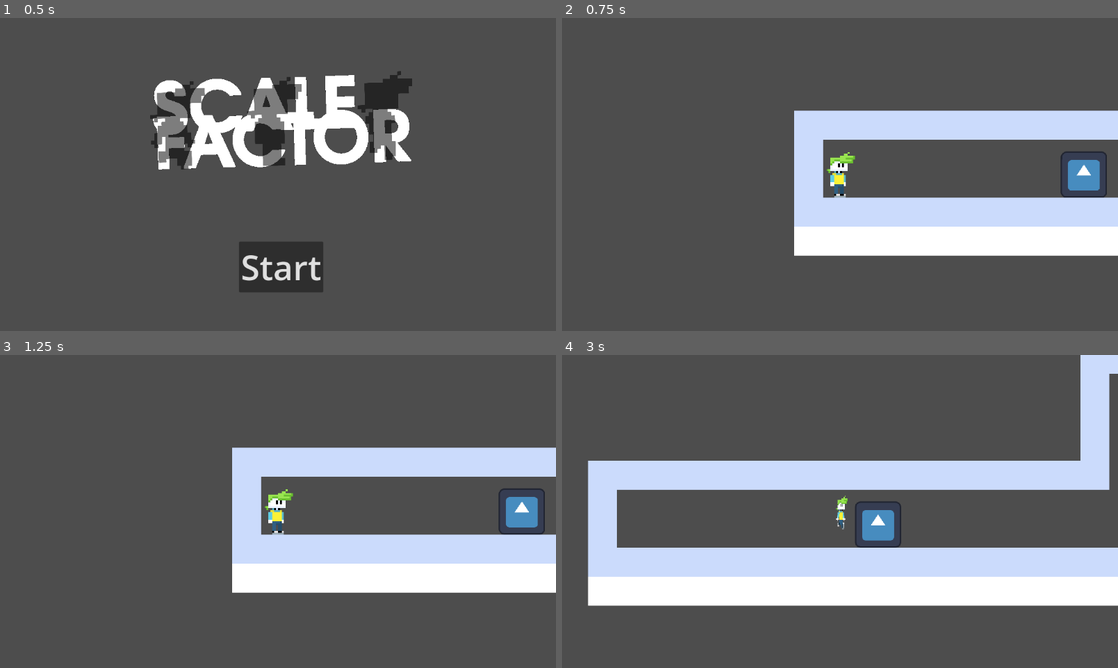
Above: before the commit, frames 1-4 (two rows, left to right).
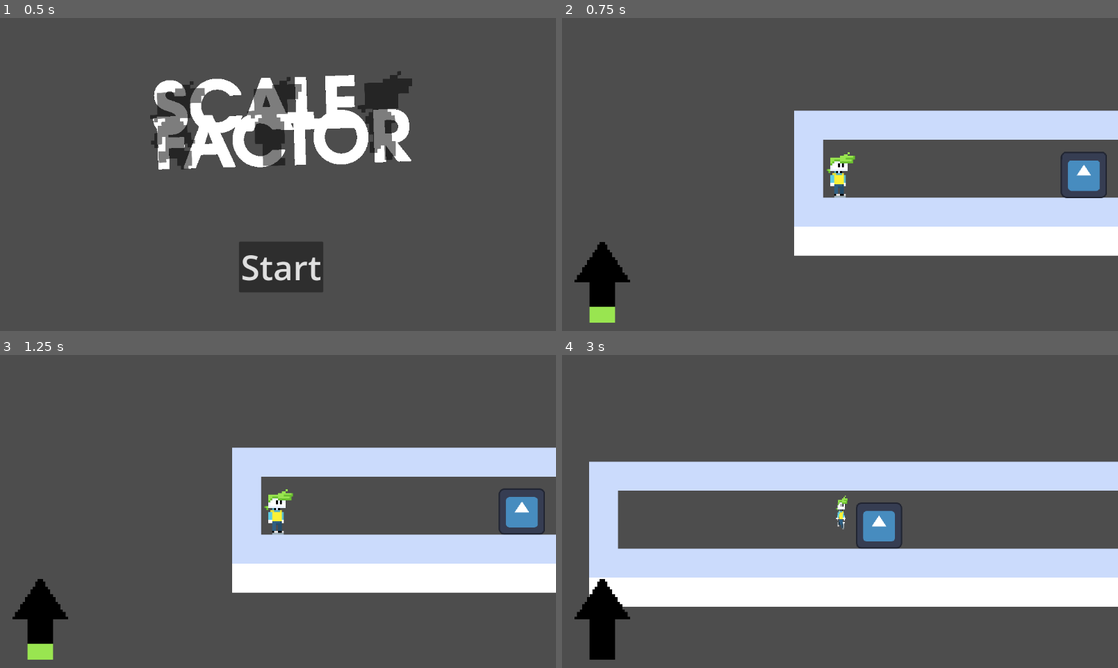
Above: after the commit, the same moments.

Repository: Mello46514/SCALEFACTOR-GMTK2024
Game: Godot game, scene res://uncommon/Title Screen.tscn
Two runs of this game, one before a commit and one after it. Both use one fixed random seed, a clock stepped at 60 frames per second and the inputs below. The engine's default icon, where the game draws it, is replaced by a stand-in: a white triangle on a blue panel in a dark square. Sound files missing from this copy of the repository are replaced by a short silence.
Inputs:
- Up to frame 1 (0.5 s): no input
- Up to frame 2 (0.75 s): click "Start" at 0.5 s
- Up to frame 3 (1.25 s): no input
- Up to frame 4 (3 s): tap Enter (Enter) at 1.25, 2.1 s; hold D (right) 1.28-2.03 s; tap K (atk) at 1.35, 2.3 s; tap Space (Jump) at 1.52, 2.27 s; hold S (down) 2.03-2.78 s; hold D (right) from 2.78 s (still down); hold Shift (QuickGrow) from 2.78 s (still down)

Frame 1 is identical in both runs. In frame 2, 1.4% of the frame differs, in the area x 2-98%, y 43-98%; in frame 3, 1.3%; in frame 4, 5.4%, in the area x 2-100%, y 0-98%.

Commit message:
if forgor *skull*

Diff:
--- /dev/null
+++ b/Rooms/rooma3.tscn
@@ -0,0 +1,17 @@
+[gd_scene load_steps=3 format=3 uid="uid://cosvoyiisxgbh"]
+
+[ext_resource type="PackedScene" uid="uid://6mvlvkl4bi35" path="res://uncommon/Test.tscn" id="1_1lxxk"]
+[ext_resource type="PackedScene" uid="uid://dc2xh1uoujrs0" path="res://common/box.tscn" id="2_tq8yj"]
+
+[node name="Node2D" type="Node2D"]
+
+[node name="TileMap" parent="." instance=ExtResource("1_1lxxk")]
+layer_0/tile_data = PackedInt32Array(-65536, 65536, 0, -65535, 65536, 0, -65534, 65536, 0, -65533, 65536, 0, -65532, 65536, 0, -262144, 65536, 0, -262143, 0, 0, -196606, 65536, 0, -196605, 65536, 0, -196604, 65536, 0, -196603, 65536, 0, -65531, 65536, 0, -65530, 65536, 0, -65529, 65536, 0, -65528, 65536, 0, -196602, 65536, 0, -196601, 65536, 0, -65527, 65536, 0, -65526, 0, 0, -131062, 0, 0, -196598, 0, 0, -262134, 0, 0, -327670, 0, 0, -393206, 65536, 0, -393207, 65536, 0, -393208, 65536, 0, -393209, 65536, 0, -327674, 65536, 0, -327675, 65536, 0, -327676, 65536, 0, -327679, 0, 0, -393215, 0, 0, -196607, 65536, 0, -458751, 0, 0, -524287, 0, 0, -393210, 65536, 0, -589820, 65536, 0, -589819, 65536, 0, -589818, 65536, 0, -589817, 65536, 0, -589821, 65536, 0, -589822, 65536, 0, -589823, 65536, 0, -589816, 65536, 0, -589815, 65536, 0, -589814, 65536, 0, 0, 0, 0, 1, 0, 0, 2, 0, 0, 3, 0, 0, 4, 0, 0, 5, 0, 0, 6, 0, 0, 8, 0, 0, 9, 0, 0, 10, 0, 0, 7, 0, 0)
+
+[node name="items" type="Node2D" parent="."]
+
+[node name="Node2D" type="Node2D" parent="."]
+position = Vector2(880, -400)
+
+[node name="Box" parent="." instance=ExtResource("2_tq8yj")]
+position = Vector2(402, -471)
--- a/common/Player.tscn
+++ b/common/Player.tscn
@@ -7,9 +7,12 @@
 [ext_resource type="AudioStream" uid="uid://d25sk056wnwxa" path="res://sounds/grow.wav" id="5_xkkfl"]
 [ext_resource type="AudioStream" uid="uid://blijdx14b0ywu" path="res://sounds/stemp.wav" id="6_jvv7f"]
 [ext_resource type="AudioStream" uid="uid://dxan3wm156p66" path="res://sounds/smack.wav" id="7_03tw3"]
-
-[sub_resource type="RectangleShape2D" id="RectangleShape2D_unwvc"]
-size = Vector2(31.685, 126)
+[ext_resource type="Texture2D" uid="uid://c6v47mgimomkw" path="res://sprites/progress back.png" id="8_hc816"]
+[ext_resource type="Texture2D" uid="uid://bqse022tikhv" path="res://sprites/progress bar.png" id="9_1eoor"]
+
+[sub_resource type="CapsuleShape2D" id="CapsuleShape2D_jkfuo"]
+radius = 18.0
+height = 132.0
 
 [sub_resource type="Animation" id="Animation_vjp74"]
 length = 0.001
@@ -121,11 +124,12 @@
 "walk": SubResource("Animation_k16qm")
 }
 
-[sub_resource type="RectangleShape2D" id="RectangleShape2D_kyc7f"]
-size = Vector2(30, 130)
-
-[sub_resource type="RectangleShape2D" id="RectangleShape2D_priqh"]
-size = Vector2(30.485, 75)
+[sub_resource type="SeparationRayShape2D" id="SeparationRayShape2D_v2aos"]
+length = 67.0
+
+[sub_resource type="CapsuleShape2D" id="CapsuleShape2D_myuyn"]
+radius = 15.0
+height = 132.0
 
 [sub_resource type="RectangleShape2D" id="RectangleShape2D_etb5q"]
 size = Vector2(31.46, 384)
@@ -143,8 +147,8 @@
 script = ExtResource("1_dmyud")
 
 [node name="CollisionShape2D" type="CollisionShape2D" parent="."]
-position = Vector2(5.96046e-08, -63)
-shape = SubResource("RectangleShape2D_unwvc")
+position = Vector2(0, -66)
+shape = SubResource("CapsuleShape2D_jkfuo")
 
 [node name="Camera2D" type="Camera2D" parent="."]
 position = Vector2(5.96046e-08, -64)
@@ -163,20 +167,21 @@
 collision_layer = 2
 collision_mask = 2
 
-[node name="CollisionShape2D2" type="CollisionShape2D" parent="ableggrow"]
-position = Vector2(0, -65)
-shape = SubResource("RectangleShape2D_kyc7f")
-debug_color = Color(0.905603, 0.000131108, 0.746078, 0.42)
+[node name="CollisionShape2D" type="CollisionShape2D" parent="ableggrow"]
+position = Vector2(0, -67)
+rotation = -3.14159
+shape = SubResource("SeparationRayShape2D_v2aos")
+debug_color = Color(0.867211, 0.000548113, 0.857363, 0.42)
 
 [node name="floor" type="Area2D" parent="."]
 position = Vector2(5.96046e-08, -64)
 collision_layer = 2
 collision_mask = 2
 
-[node name="CollisionShape2D" type="CollisionShape2D" parent="floor"]
-position = Vector2(0, 27.5)
-shape = SubResource("RectangleShape2D_priqh")
-debug_color = Color(0.740169, 0.45762, 0.253658, 0.42)
+[node name="CollisionShape2D2" type="CollisionShape2D" parent="floor"]
+position = Vector2(-5.96046e-08, -1)
+shape = SubResource("CapsuleShape2D_myuyn")
+debug_color = Color(0.63512, 0.527284, 0, 0.42)
 
 [node name="instagrowbox" type="Area2D" parent="."]
 collision_layer = 2
@@ -229,11 +234,28 @@
 collision_mask = 16
 
 [node name="CollisionShape2D" type="CollisionShape2D" parent="atk"]
-visible = false
 shape = SubResource("RectangleShape2D_rqpj3")
 disabled = true
 
 [node name="Timer" type="Timer" parent="atk"]
 one_shot = true
 
+[node name="CanvasLayer" type="CanvasLayer" parent="."]
+
+[node name="TextureProgressBar" type="TextureProgressBar" parent="CanvasLayer"]
+anchors_preset = 2
+anchor_top = 1.0
+anchor_bottom = 1.0
+offset_top = -184.0
+offset_right = 148.0
+grow_vertical = 0
+scale = Vector2(5.215, 5.215)
+min_value = 0.5
+max_value = 3.0
+step = 0.01
+value = 0.5
+fill_mode = 3
+texture_under = ExtResource("8_hc816")
+texture_progress = ExtResource("9_1eoor")
+
 [connection signal="timeout" from="atk/Timer" to="." method="_on_timer_timeout"]
--- a/common/box.gd
+++ b/common/box.gd
@@ -1,5 +1,6 @@
 extends RigidBody2D
 
+var alive:bool = true
 
 # Called when the node enters the scene tree for the first time.
 func _ready() -> void:
@@ -8,9 +9,11 @@
 
 # Called every frame. 'delta' is the elapsed time since the previous frame.
 func _process(delta: float) -> void:
-	if $Kill.has_overlapping_areas():
+	if $Kill.has_overlapping_areas() and alive:
+		alive = false
 		var a = preload("res://common/box_explode.tscn").instantiate()
-		a.global_position = global_position
 		a.emitting = true
-		add_sibling(a)
-		get_tree().queue_delete(self)
+		$Sprite2D.visible = false
+		$CollisionShape2D.disabled = true
+		freeze = true
+		add_child(a)
--- a/common/box_explode.gd
+++ b/common/box_explode.gd
@@ -12,4 +12,4 @@
 
 
 func _on_audio_stream_player_2d_finished() -> void:
-	get_tree().queue_delete(self)
+	get_tree().queue_delete(get_parent())
--- a/common/player.gd
+++ b/common/player.gd
@@ -20,6 +20,7 @@
 var cnatk:bool = false
 
 func _physics_process(delta):
+	$CanvasLayer/TextureProgressBar.value = diff
 	if Global.paused == false:
 		### movement
 		#handle x movementif not inpt_power.x == 0:
@@ -39,9 +40,6 @@
 			add_child(e)
 			$atk/CollisionShape2D.disabled = false
 			$smack.play()
-		else:
-			$atk.position.x = 0
-			# atk
 		anim()
 		velocity.x += (inpt_power.x * (SPEED * (size * 6))) * delta
 		velocity.x = clamp(lerp(velocity.x,0.0,Drag / size),-450 - (size * 100),450 + (size * 100))
@@ -51,10 +49,10 @@
 		#handle y movement
 		if $floor.has_overlapping_bodies():
 			$CTime.start(0.2)
-			if lsnd:
+			if lsnd and velocity.y >= 0:
 				lsnd = false
 				$land.play()
-			if velocity.y <= 0:
+			if velocity.y >= 0:
 				velocity.y = 0
 		else:
 			velocity.y += (GRAV * grav_mult) * delta
@@ -77,12 +75,12 @@
 		$instagrowbox.global_scale = Vector2(1,1)
 		$instagrowbox2.global_scale = Vector2(1,1)
 		$ableggrow.global_scale = Vector2(diff + 0.05,diff + 0.05)
-		if not $ableggrow.has_overlapping_bodies():
+		if not $ableggrow.has_overlapping_bodies() or  inpt_power.y == 1:
 			snd = true
 			speed_mult = diff
 			inpt_power.y = Input.get_axis("up","down")
 			diff -= (inpt_power.y * SCALE_PWR)
-		if $ableggrow.has_overlapping_bodies():
+		if $ableggrow.has_overlapping_bodies() and inpt_power.y == -1:
 			snd = false
 			diff -= 0.001
 		diff = clamp(diff,.5,3)
--- a/uncommon/game.gd
+++ b/uncommon/game.gd
@@ -2,7 +2,10 @@
 
 var offset:Vector2 = Vector2.ZERO
 
-var rooms = [preload("res://Rooms/End.tscn"),preload("res://Rooms/rooma1.tscn"),preload("res://Rooms/rooma2.tscn")]
+var rooms = [preload("res://Rooms/End.tscn"),
+preload("res://Rooms/rooma1.tscn"),
+preload("res://Rooms/rooma2.tscn"),
+preload("res://Rooms/rooma3.tscn")]
 
 # Called when the node enters the scene tree for the first time.
 func _ready() -> void:
@@ -11,7 +14,6 @@
 # Called every frame. 'delta' is the elapsed time since the previous frame.
 func _process(delta: float) -> void:
 	if Input.is_action_just_pressed("ESC") and Global.paused == false:
-		delete_floor()
 		Global.paused = true
 		add_child(preload("res://common/Pause Screen.tscn").instantiate())
 
@@ -24,7 +26,7 @@
 
 func add_floor():
 	for b in range(randi_range(15,25)):
-		add_room(randi_range(1,2))
+		add_room(randi_range(1,3))
 	add_room(0)
 
 
--- a/uncommon/title_screen.gd
+++ b/uncommon/title_screen.gd
@@ -2,7 +2,7 @@
 
 
 func _ready() -> void:
-	print("cda")
+	pass
 
 func _on_button_pressed() -> void:
 	get_tree().queue_delete(self)
Not shown: 1 places in common/Player.tscn that only renumber resources
Binary file added: sprites/Pixeled.ttf
Not shown, added: sprites/Pixeled.ttf.import
Binary file added: sprites/crate.png
Not shown, added: sprites/crate.png.import
Binary file added: sprites/progress back.png
Not shown, added: sprites/progress back.png.import
Binary file added: sprites/progress bar.png
Not shown, added: sprites/progress bar.png.import
